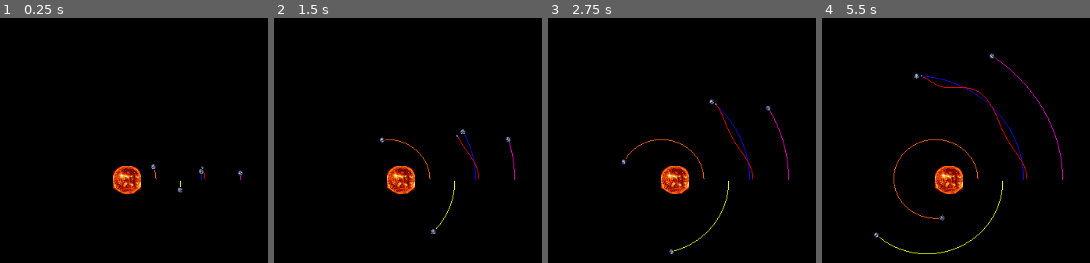
Above: before the commit, frames 1-4 (left to right).
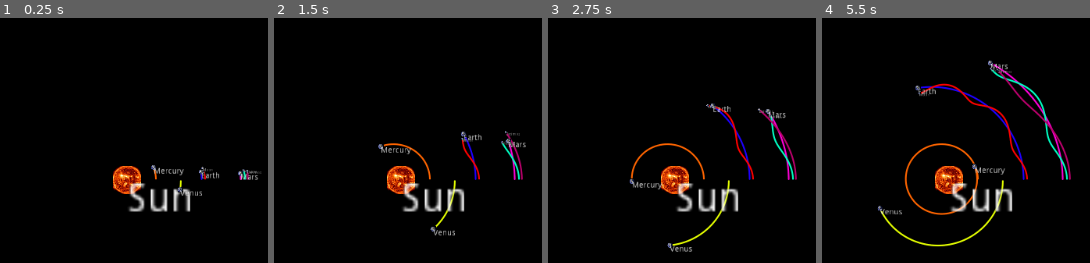
Above: after the commit, the same moments.

Repository: jarkonik/gravity
Game: Godot game, scene res://Main.tscn
Same seed, same stepped clock (60 frames per second), same inputs: the game is played once before the commit and once after it.
Inputs:
- Up to frame 1 (0.25 s): no input
- Up to frame 2 (1.5 s): no input
- Up to frame 3 (2.75 s): no input
- Up to frame 4 (5.5 s): no input

The runs differ from the first frame. In frame 1, 2.1% of the frame differs, in the area x 47-98%, y 59-80%; in frame 2, 3.3%; in frame 3, 4.5%; in frame 4, 7.2%, in the area x 19-93%, y 14-97%.

Commit message:
Impr

Diff:
--- a/Main.tscn
+++ b/Main.tscn
@@ -39,7 +39,6 @@
 
 [node name="Sun" parent="Planets" index="0" instance=ExtResource( 2 )]
 
-position = Vector2( 0, 0 )
 scale = Vector2( 0.05, 0.05 )
 texture = ExtResource( 3 )
 mass = 27071155
@@ -49,7 +48,7 @@
 
 position = Vector2( 100, 0 )
 scale = Vector2( 0.01, 0.01 )
-velocity = Vector2( 0, -175.412 )
+velocity = Vector2( 0, -180.986 )
 mass = 5
 path_color = Color( 1, 0.398438, 0, 1 )
 gravity_parent = NodePath("../Sun")
@@ -58,7 +57,7 @@
 
 position = Vector2( 186, 0 )
 scale = Vector2( 0.01, 0.01 )
-velocity = Vector2( 0, 119.523 )
+velocity = Vector2( 0, 132.706 )
 mass = 67
 path_color = Color( 0.898438, 1, 0, 1 )
 clockwise_rotation = true
@@ -68,7 +67,7 @@
 
 position = Vector2( 258, 0 )
 scale = Vector2( 0.01, 0.01 )
-velocity = Vector2( 0, -78.4465 )
+velocity = Vector2( 0, -112.677 )
 mass = 400000
 path_color = Color( 0.125, 0, 1, 1 )
 gravity_parent = NodePath("../Sun")
@@ -77,15 +76,33 @@
 
 position = Vector2( 393, 0 )
 scale = Vector2( 0.01, 0.01 )
-velocity = Vector2( 0, -323.924 )
-mass = 9
+velocity = Vector2( 0, -91.2956 )
+mass = 300000
 path_color = Color( 1, 0, 0.84375, 1 )
 gravity_parent = NodePath("../Sun")
 
 [node name="Moon" parent="Planets" index="5" instance=ExtResource( 2 )]
 
 position = Vector2( 270, 0 )
-rotation = -19.2807
 scale = Vector2( 0.005, 0.005 )
-velocity = Vector2( 0, -176.777 )
+velocity = Vector2( 0, -176.186 )
+mass = 5
 gravity_parent = NodePath("../Earth")
+
+[node name="Phobos" parent="Planets" index="6" instance=ExtResource( 2 )]
+
+position = Vector2( 407.849, 0 )
+scale = Vector2( 0.005, 0.005 )
+velocity = Vector2( 0, -140.738 )
+mass = 5
+path_color = Color( 0.00390625, 1, 0.766541, 1 )
+gravity_parent = NodePath("../Mars")
+
+[node name="Deimos" parent="Planets" index="7" instance=ExtResource( 2 )]
+
+position = Vector2( 417.849, 0 )
+scale = Vector2( 0.005, 0.005 )
+velocity = Vector2( 0, -129.516 )
+mass = 5
+path_color = Color( 0.734375, 0, 0.430298, 1 )
+gravity_parent = NodePath("../Mars")
--- a/Planet.gd
+++ b/Planet.gd
@@ -33,11 +33,12 @@
 	if !clockwise_rotation:
 		vel = -vel
 
-	vel *= 1.15 # Make orbits a bit eccentric
+	vel *= 1.1 # Make orbits a bit eccentric
 
 	return Vector2(0, vel) + parent.orbit_velocity()
 
 func _ready():
+	$Label.text = name
 	if !custom_velocity:
 		velocity = orbit_velocity()
 
--- a/Planet.tscn
+++ b/Planet.tscn
@@ -3,9 +3,8 @@
 [ext_resource path="res://planet-earth-1401465729mTH.jpg" type="Texture" id=1]
 [ext_resource path="res://Planet.gd" type="Script" id=2]
 
-[node name="Sprite2" type="Sprite" index="0"]
+[node name="Sprite2" type="Sprite"]
 
-position = Vector2( 760, 0 )
 scale = Vector2( 0.1, 0.1 )
 texture = ExtResource( 1 )
 script = ExtResource( 2 )
@@ -18,3 +17,24 @@
 clockwise_rotation = false
 custom_velocity = false
 gravity_parent = null
+
+[node name="Label" type="Label" parent="." index="0"]
+
+anchor_left = 0.0
+anchor_top = 0.0
+anchor_right = 0.0
+anchor_bottom = 0.0
+margin_right = 40.0
+margin_bottom = 14.0
+rect_scale = Vector2( 200, 200 )
+rect_pivot_offset = Vector2( 0, 0 )
+rect_clip_content = false
+mouse_filter = 2
+mouse_default_cursor_shape = 0
+size_flags_horizontal = 1
+size_flags_vertical = 4
+text = "Earth"
+percent_visible = 1.0
+lines_skipped = 0
+max_lines_visible = -1
+_sections_unfolded = [ "Rect", "Size Flags" ]
--- a/Planets.gd
+++ b/Planets.gd
@@ -18,7 +18,7 @@
 		for i in range(1, path.size()):
 			var start = path[i - 1]
 			var end = path[i]
-			draw_line(start + position, end + position, child.path_color, 1)
+			draw_line(start + position, end + position, child.path_color, 3, true)
 
 
 #func _process(delta):
